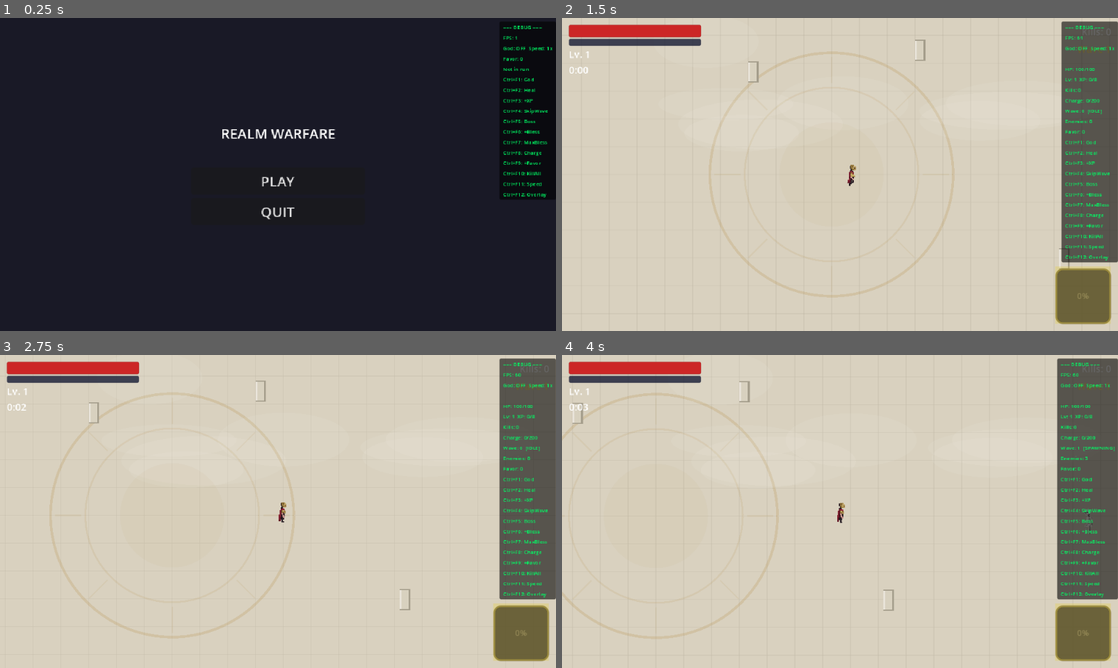
Above: before the commit, frames 1-4 (two rows, left to right).
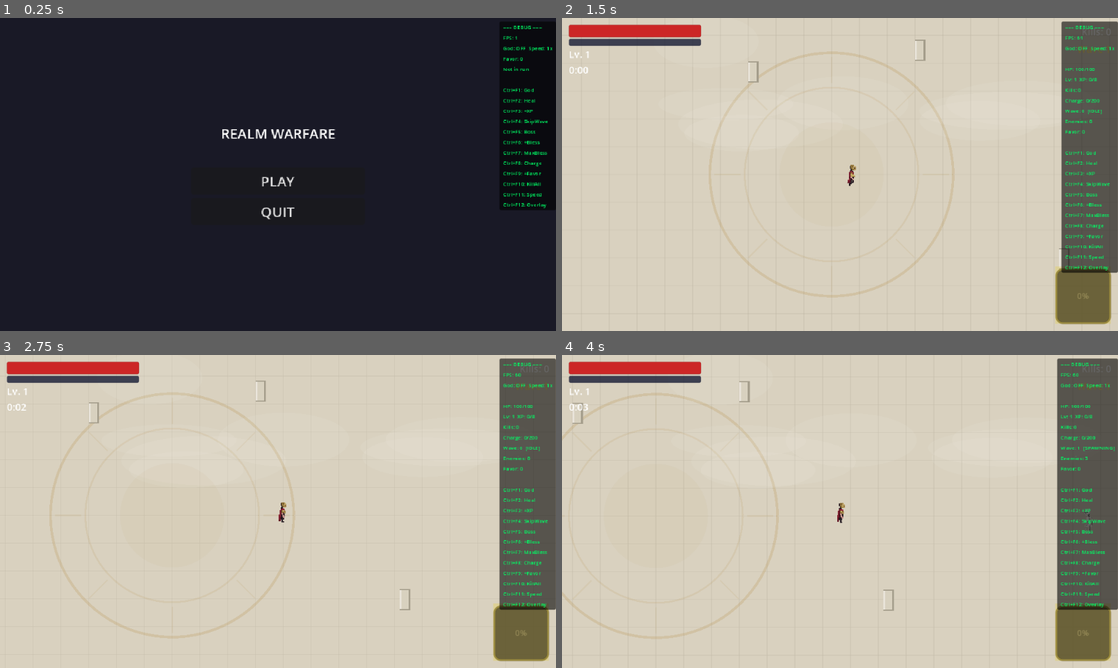
Above: after the commit, the same moments.

Repository: LshMakh/RealmWarfare
Game: Godot game, scene res://scenes/main_menu/main_menu.tscn
Same seed, same stepped clock (60 frames per second), same inputs: the game is played once before the commit and once after it.
Inputs (mouse positions are in pixels of both pictures, inside the frame that each line leads up to):
- Up to frame 1 (0.25 s): no input
- Up to frame 2 (1.5 s): click "PLAY" at 0.5 s; tap Enter at 1.25 s; move the mouse to (962, 158) at 1.27 s; hold D (move_right) from 1.28 s (still down); click (962, 158) at 1.42 s
- Up to frame 3 (2.75 s): release D (move_right) at 2 s; drag from (166, 527) to (300, 511) at 2.02 s
- Up to frame 4 (4 s): move the mouse to (895, 442) at 2.77 s; hold D (move_right) 2.78-3.5 s; drag from (812, 574) to (673, 464) at 3.52 s

The runs differ from the first frame. In frame 1, 0.4% of the frame differs, in the area x 90-99%, y 19-61%; in frame 2, 0.7%; in frame 3, 0.7%; in frame 4, 0.7%, in the area x 89-100%, y 39-82%.

Commit message:
fixed minor issues

Diff:
--- a/scenes/main_menu/main_menu.tscn
+++ b/scenes/main_menu/main_menu.tscn
@@ -1,15 +1,17 @@
-[gd_scene load_steps=2 format=3]
+[gd_scene format=3 uid="uid://cq4vjvu4a5ygj"]
 
-[ext_resource type="Script" path="res://scripts/main_menu/main_menu.gd" id="1"]
+[ext_resource type="Script" uid="uid://cl4f0j50k2k5s" path="res://scripts/main_menu/main_menu.gd" id="1"]
 
-[node name="MainMenu" type="Control"]
+[node name="MainMenu" type="Control" unique_id=942107620]
 layout_mode = 3
 anchors_preset = 15
 anchor_right = 1.0
 anchor_bottom = 1.0
+grow_horizontal = 2
+grow_vertical = 2
 script = ExtResource("1")
 
-[node name="VBox" type="VBoxContainer" parent="."]
+[node name="VBox" type="VBoxContainer" parent="." unique_id=1857856993]
 layout_mode = 1
 anchors_preset = 8
 anchor_left = 0.5
@@ -20,22 +22,24 @@
 offset_top = -80.0
 offset_right = 100.0
 offset_bottom = 80.0
+grow_horizontal = 2
+grow_vertical = 2
 alignment = 1
 
-[node name="Title" type="Label" parent="VBox"]
+[node name="Title" type="Label" parent="VBox" unique_id=1744258972]
 layout_mode = 2
+text = "REALM WARFARE"
 horizontal_alignment = 1
-text = "REALM WARFARE"
 
-[node name="Spacer" type="Control" parent="VBox"]
+[node name="Spacer" type="Control" parent="VBox" unique_id=301479150]
+custom_minimum_size = Vector2(0, 20)
 layout_mode = 2
-custom_minimum_size = Vector2(0, 20)
 
-[node name="PlayButton" type="Button" parent="VBox"]
+[node name="PlayButton" type="Button" parent="VBox" unique_id=1553731403]
 layout_mode = 2
 text = "PLAY"
 
-[node name="QuitButton" type="Button" parent="VBox"]
+[node name="QuitButton" type="Button" parent="VBox" unique_id=913245581]
 layout_mode = 2
 text = "QUIT"
 
--- a/scripts/autoload/debug_manager.gd
+++ b/scripts/autoload/debug_manager.gd
@@ -19,6 +19,9 @@
 var _canvas_layer: CanvasLayer = null
 var _label: Label = null
 
+# Cached key labels (input mappings don't change at runtime)
+var _key_labels: Dictionary = {}  # action_name -> display string
+
 
 func _ready() -> void:
 	if not OS.is_debug_build():
@@ -27,6 +30,7 @@
 		return
 
 	process_mode = Node.PROCESS_MODE_ALWAYS
+	_cache_key_labels()
 	_build_overlay()
 
 
@@ -46,6 +50,16 @@
 
 
 # --- Overlay ---
+
+func _cache_key_labels() -> void:
+	var actions: Array[String] = [
+		"toggle_god_mode", "heal_full", "grant_xp", "skip_wave",
+		"skip_to_boss", "cycle_blessing", "max_blessings", "fill_ability",
+		"grant_favor", "kill_all_enemies", "cycle_speed", "toggle_overlay",
+	]
+	for action: String in actions:
+		_key_labels[action] = InputUtils.get_action_key(action)
+
 
 func _build_overlay() -> void:
 	_canvas_layer = CanvasLayer.new()
@@ -120,21 +134,19 @@
 	else:
 		lines.append("Favor: %d" % GameState.favor)
 		lines.append("Not in run")
-
-	lines.append("%s: God" % [InputUtils.get_action_key("toggle_god_mode")])
-	lines.append("%s: Heal" % [InputUtils.get_action_key("heal_full")])
-	lines.append("%s: +XP" % [InputUtils.get_action_key("grant_xp")])
-
-	lines.append("%s: SkipWave" % [InputUtils.get_action_key("skip_wave")])
-	lines.append("%s: Boss" % [InputUtils.get_action_key("skip_to_boss")])
-
-	lines.append("%s: +Bless" % [InputUtils.get_action_key("cycle_blessing")])
-	lines.append("%s: MaxBless" % [InputUtils.get_action_key("max_blessings")])
-	lines.append("%s: Charge" % [InputUtils.get_action_key("fill_ability")])
-	lines.append("%s: +Favor" % [InputUtils.get_action_key("grant_favor")])
-	lines.append("%s: KillAll" % [InputUtils.get_action_key("kill_all_enemies")])
-	lines.append("%s: Speed" % [InputUtils.get_action_key("cycle_speed")])
-	lines.append("%s: Overlay" % [InputUtils.get_action_key("toggle_overlay")])
+	lines.append("")
+	lines.append("%s: God" % _key_labels["toggle_god_mode"])
+	lines.append("%s: Heal" % _key_labels["heal_full"])
+	lines.append("%s: +XP" % _key_labels["grant_xp"])
+	lines.append("%s: SkipWave" % _key_labels["skip_wave"])
+	lines.append("%s: Boss" % _key_labels["skip_to_boss"])
+	lines.append("%s: +Bless" % _key_labels["cycle_blessing"])
+	lines.append("%s: MaxBless" % _key_labels["max_blessings"])
+	lines.append("%s: Charge" % _key_labels["fill_ability"])
+	lines.append("%s: +Favor" % _key_labels["grant_favor"])
+	lines.append("%s: KillAll" % _key_labels["kill_all_enemies"])
+	lines.append("%s: Speed" % _key_labels["cycle_speed"])
+	lines.append("%s: Overlay" % _key_labels["toggle_overlay"])
 
 	_label.text = "\n".join(lines)
 
@@ -161,32 +173,30 @@
 # --- Input ---
 
 func _unhandled_input(event: InputEvent) -> void:
-	if not event is InputEventKey or not event.pressed or event.echo:
-		return
-
-	if Input.is_action_pressed("toggle_god_mode"):
+
+	if event.is_action_pressed("toggle_god_mode"):
 		_toggle_god_mode()
-	elif Input.is_action_pressed("heal_full"):
+	elif event.is_action_pressed("heal_full"):
 		_heal_full()
-	elif Input.is_action_pressed("grant_xp"):
+	elif event.is_action_pressed("grant_xp"):
 		_grant_xp()
-	elif Input.is_action_pressed("skip_wave"):
+	elif event.is_action_pressed("skip_wave"):
 		_skip_wave()
-	elif Input.is_action_pressed("skip_to_boss"):
+	elif event.is_action_pressed("skip_to_boss"):
 		_skip_to_boss()
-	elif Input.is_action_pressed("cycle_blessing"):
+	elif event.is_action_pressed("cycle_blessing"):
 		_cycle_blessing()
-	elif Input.is_action_pressed("max_blessings"):
+	elif event.is_action_pressed("max_blessings"):
 		_max_blessings()
-	elif Input.is_action_pressed("fill_ability"):
+	elif event.is_action_pressed("fill_ability"):
 		_fill_ability()
-	elif Input.is_action_pressed("grant_favor"):
+	elif event.is_action_pressed("grant_favor"):
 		_grant_favor()
-	elif Input.is_action_pressed("kill_all_enemies"):
+	elif event.is_action_pressed("kill_all_enemies"):
 		_kill_all_enemies()
-	elif Input.is_action_pressed("cycle_speed"):
+	elif event.is_action_pressed("cycle_speed"):
 		_cycle_speed()
-	elif Input.is_action_pressed("toggle_overlay"):
+	elif event.is_action_pressed("toggle_overlay"):
 		_toggle_overlay()
 
 
--- a/scripts/entities/projectiles/lightning_bolt.gd
+++ b/scripts/entities/projectiles/lightning_bolt.gd
@@ -35,6 +35,7 @@
 	global_position = Vector2.ZERO
 	monitoring = false
 	if sprite:
+		sprite.show()
 		sprite.scale = Vector2.ONE
 		sprite.modulate = Color.WHITE
 
@@ -54,6 +55,7 @@
 		# Tint toward bright white-blue for higher damage
 		var brightness: float = clampf((damage - 10.0) / 30.0, 0.0, 1.0)
 		sprite.modulate = Color(1.0, 1.0, 1.0, 1.0).lerp(Color(0.7, 0.85, 1.0, 1.0), brightness)
+		sprite.show()
 
 
 func _ready() -> void:
--- a/scripts/ui/input_utils.gd
+++ b/scripts/ui/input_utils.gd
@@ -1,10 +1,10 @@
-extends Node
+extends RefCounted
 class_name InputUtils
 
 static func get_action_key(action_name: String) -> String:
-	var events = InputMap.action_get_events(action_name)
+	var events: Array = InputMap.action_get_events(action_name)
 
-	for event in events:
+	for event: InputEvent in events:
 		if event is InputEventKey:
 			return event.as_text()
 
